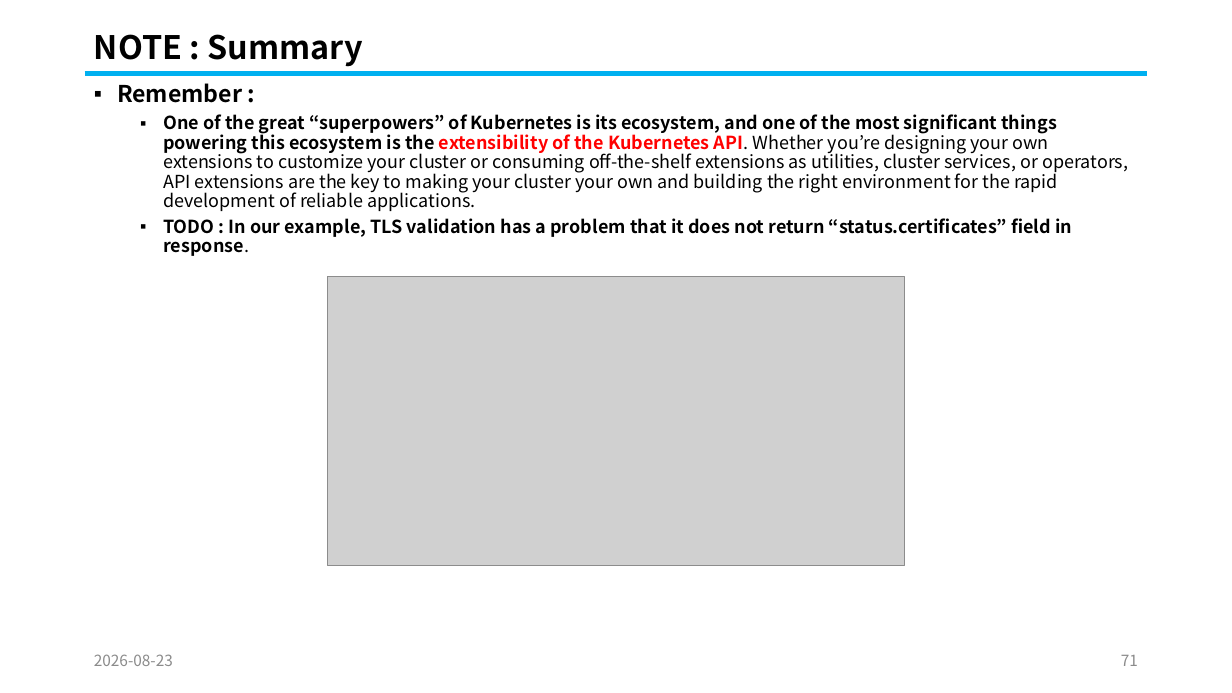
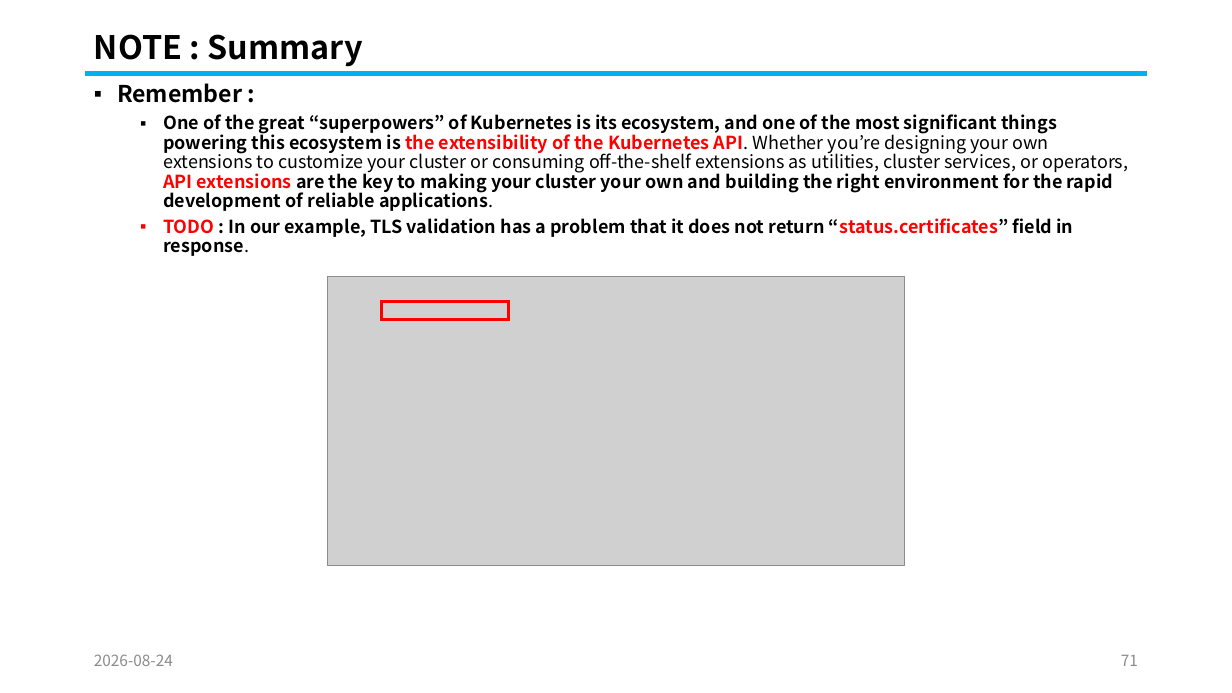
Before and after one commit to knix008/TestSimulator, a slide deck: slide 71 of Kubernetes/Kubernetes Part 05-2026.08.25.pptx. Drawn at 1232x693 pixels with LibreOffice and Linux fonts; fonts in the diff are those of the drawing; grey boxes stand for pictures. Boxes give left, top, right and bottom in pixels: in the first picture for what was removed or moved away, otherwise in the second. Text is boxed around its words. In the diff, an @@ line names an element or a change of style, - is before the commit and + after.

```diff
--- a/Kubernetes/Kubernetes Part 05-2026.08.25.pptx
+++ b/Kubernetes/Kubernetes Part 05-2026.08.25.pptx
@@ text at box(163, 114, 1128, 256): text colour #000000 to #FF0000 in "the API extensions", "TODO “status.certificates”"; bold on in "API extensions are the key to making ..." @@
@@ rectangle added at box(382, 301, 509, 319), outline #FF0000 2.25 pt @@
@@ text at box(94, 654, 173, 666): text changed @@
-2026-08-23
+2026-08-24
```
Also in this commit, not shown: 101 other slides changed, 17 other files.
